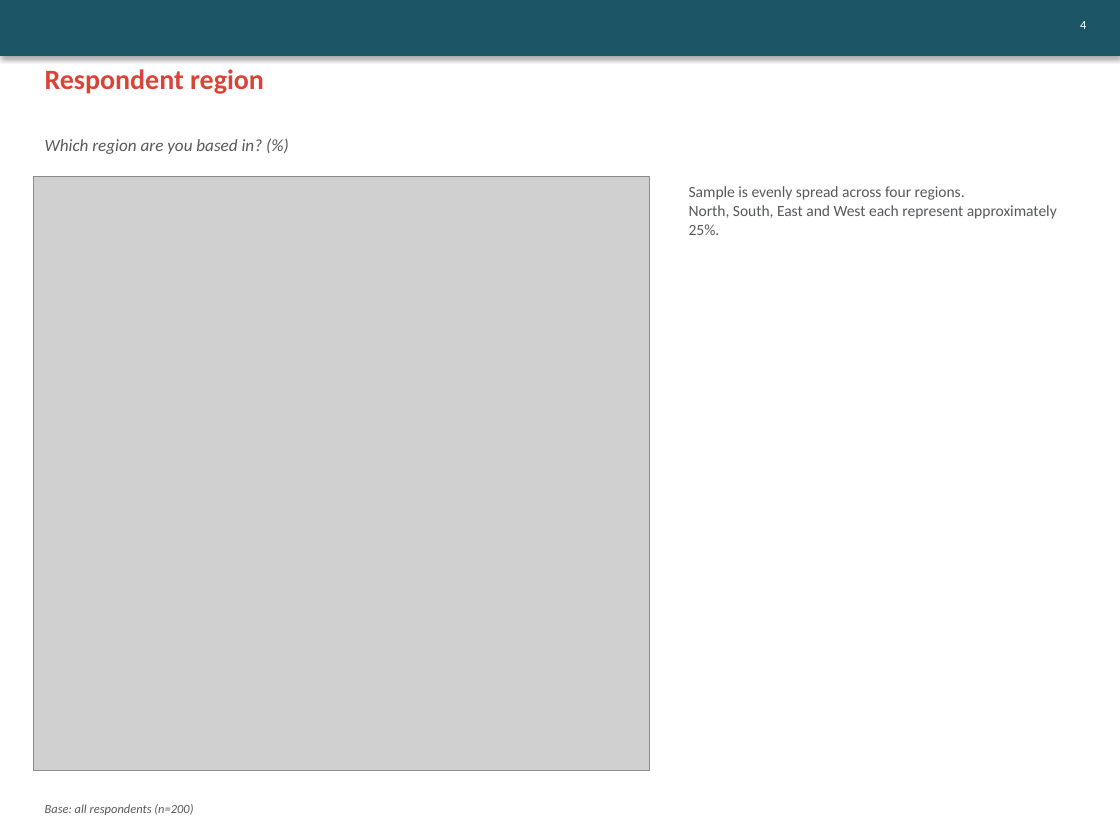
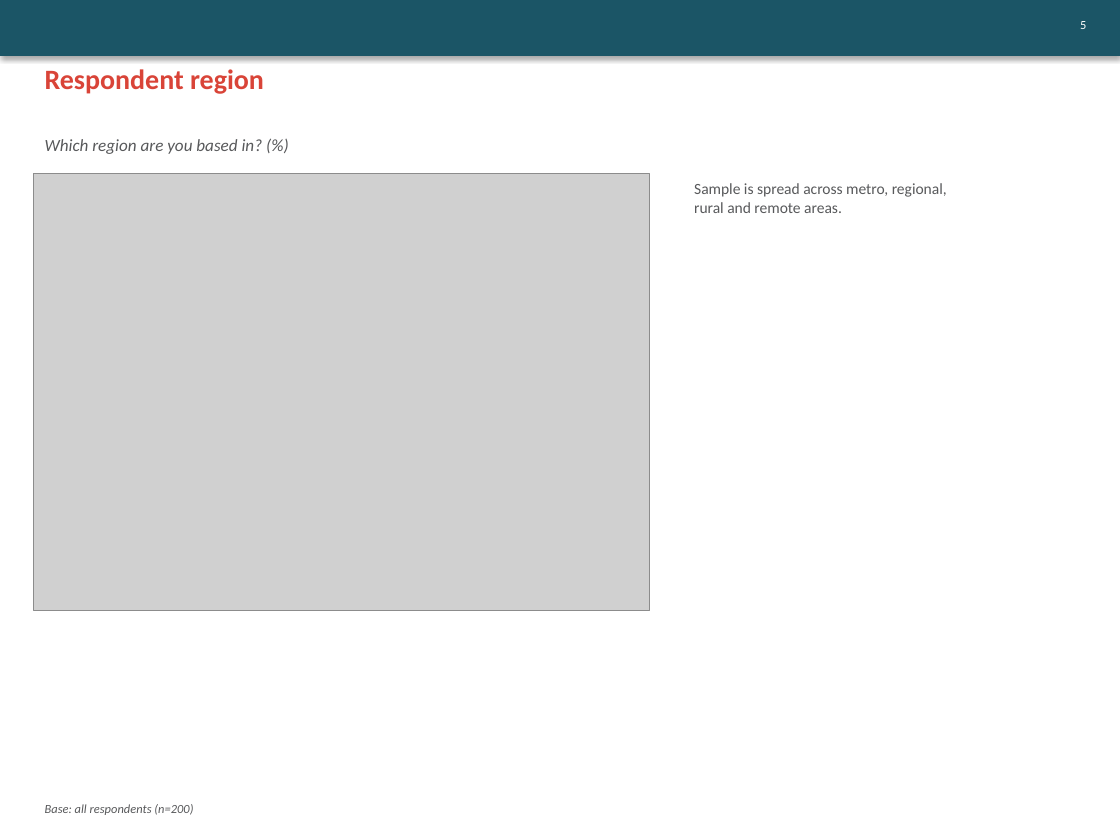
Before and after one commit to ThomasB4242/Test-1, a slide deck: slide 9 of sample_data/output.pptx (slide 8 before the commit). Drawn at 1120x840 pixels with LibreOffice and Linux fonts; fonts in the diff are those of the drawing; grey boxes stand for pictures. Boxes give left, top, right and bottom in pixels: in the first picture for what was removed or moved away, otherwise in the second. Text is boxed around its words. In the diff, an @@ line names an element or a change of style, - is before the commit and + after.

```diff
--- a/sample_data/output.pptx
+++ b/sample_data/output.pptx
@@ text at [1080,21,1086,29]: text changed @@
-4
+5
@@ picture: place and size @@
-picture at [34,177,650,771]
+picture at [34,174,650,610]
@@ text at [694,183,947,213]: text changed @@
-Sample is evenly spread across four regions.
-North, South, East and West each represent approximately 25%.
+Sample is spread across metro, regional,
+rural and remote areas.
```
Also in this commit, not shown: 2 other slides changed, 6 slides added, 5 slides removed, 5 other files.
